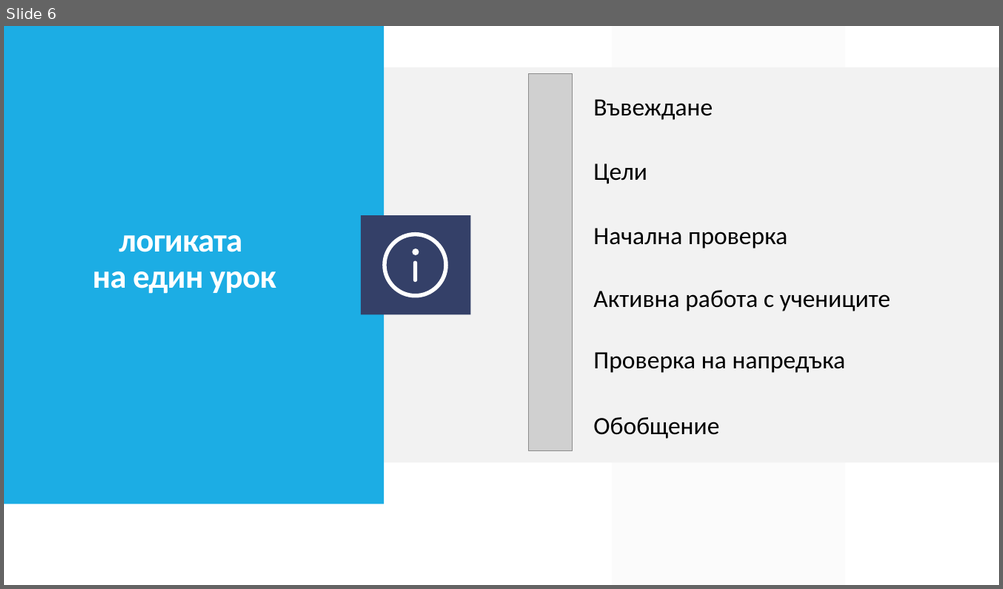
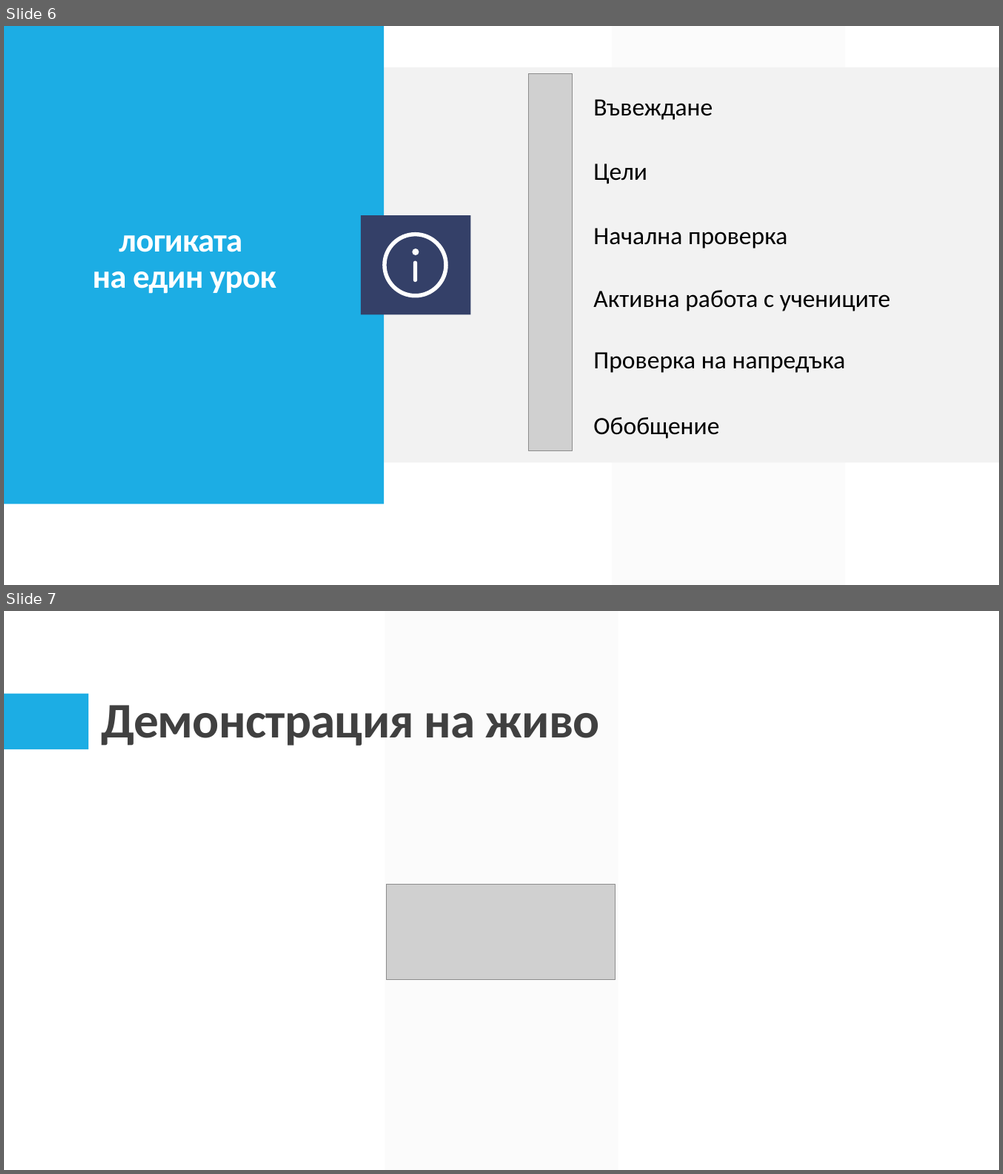
Before and after one commit to gimas-bansko/IRIDA, a slide deck: Проект/Представяне/ИРИДА.pptx. Shown one above the other, each under a label of ours: slide 6 before the commit, slides 6 and 7 after it. The pictures are 1003x589 and 1003x1174 pixels, drawn with LibreOffice and Linux fonts; fonts in the diff are those of the drawing; grey boxes stand for pictures. Boxes give left, top, right and bottom in pixels: in the first picture for what was removed or moved away, otherwise in the second. Text is boxed around its words. In the diff, an @@ line names an element or a change of style, - is before the commit and + after.

```diff
--- a/Проект/Представяне/ИРИДА.pptx
+++ b/Проект/Представяне/ИРИДА.pptx
@@ slide 7 added at <box>4,611,999,1170</box>, background #FFFFFF @@
@@ parallelogram added at <box>384,611,617,1170</box>, fill #F2F2F2 at 30% opacity @@
@@ rectangle added at <box>4,694,88,750</box>, fill #1CADE4 @@
@@ title added at <box>101,705,600,746</box>, 48 pt, text #404040, bold @@
+Демонстрация на живо
@@ picture added at <box>386,885,614,980</box> @@
```
Also in this commit, not shown: 2 slides changed, 3 other slides added, 4 slides removed, 3 other files.
